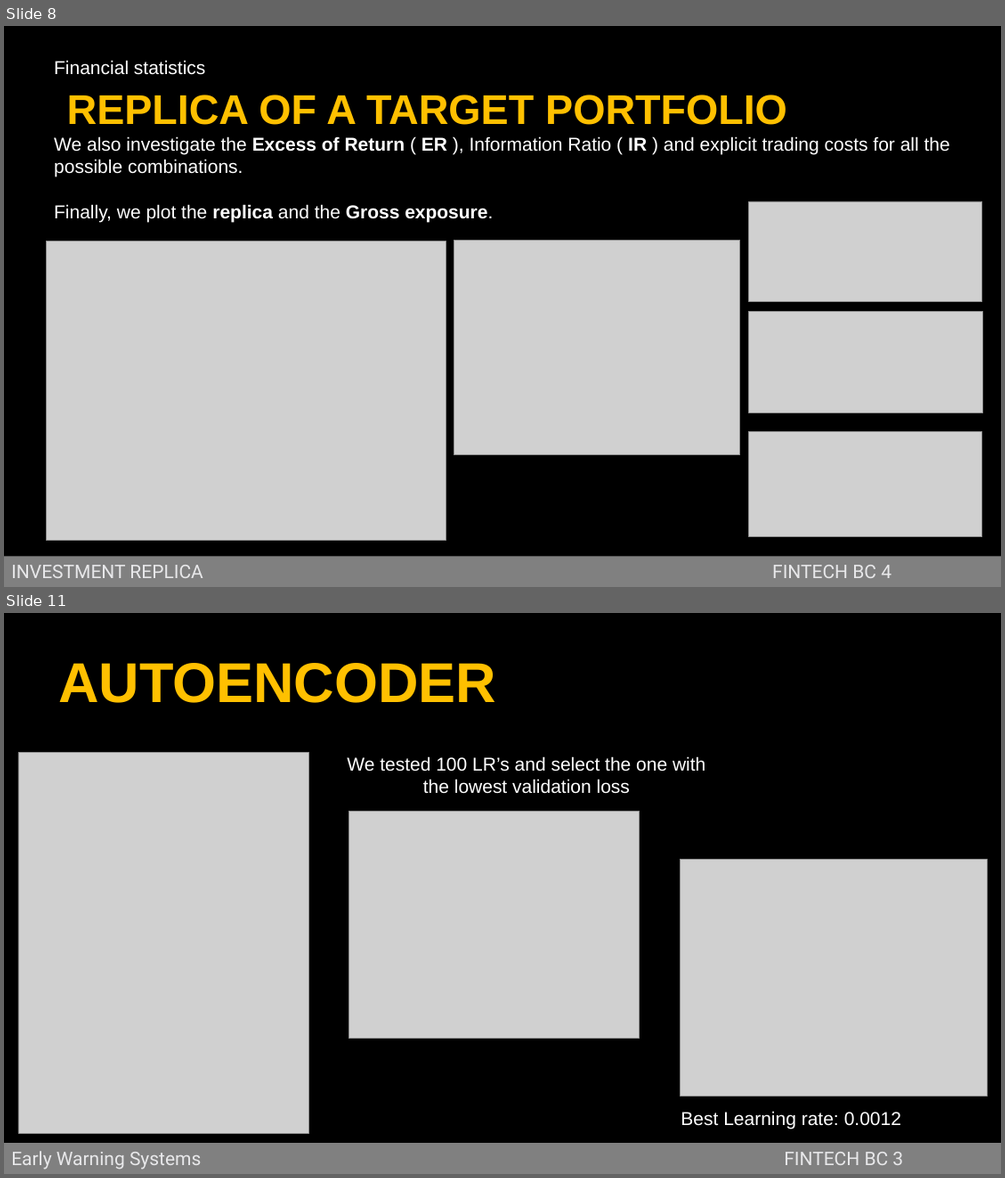
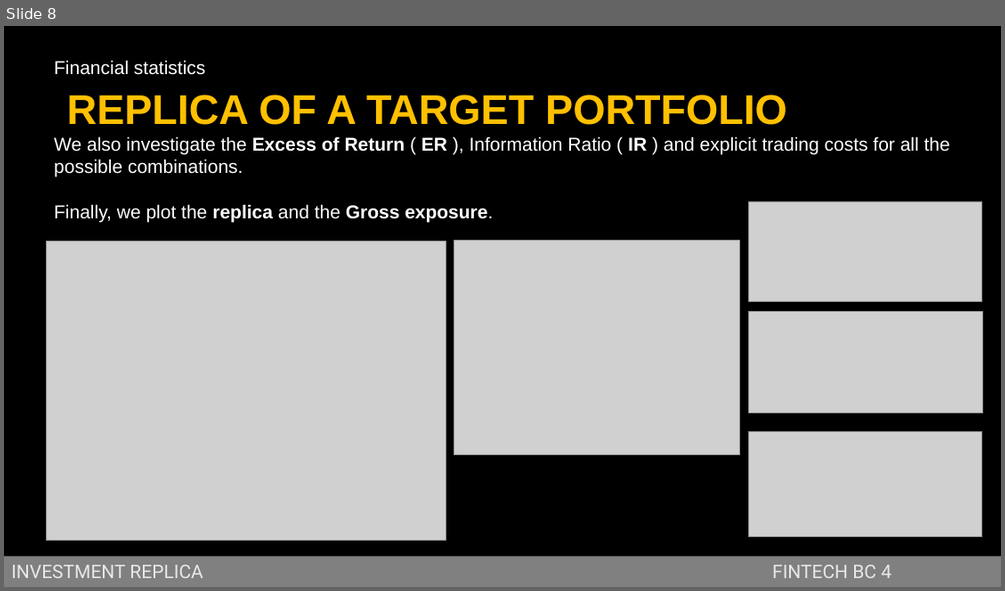
Before and after one commit to jstringara/Fintech, a slide deck: BC4/Bozza.pptx. Shown one above the other, each under a label of ours: slides 8 and 11 before the commit, slide 8 after it; the slides between them are not shown. The pictures are 1005x1178 and 1005x591 pixels, drawn with LibreOffice and Linux fonts; fonts in the diff are those of the drawing; grey boxes stand for pictures; background and template pictures are left out. Boxes give left, top, right and bottom in pixels: in the first picture for what was removed or moved away, otherwise in the second. Text is boxed around its words. In the diff, an @@ line names an element or a change of style, - is before the commit and + after.

```diff
--- a/BC4/Bozza.pptx
+++ b/BC4/Bozza.pptx
@@ slide 11 removed at (4, 613, 1001, 1174), background #000000 @@
@@ text removed at (58, 663, 496, 703) @@
-AUTOENCODER
@@ picture removed at (18, 753, 308, 1133) @@
@@ text removed at (347, 756, 705, 794) @@
-We tested 100 LR’s and select the one with the lowest validation loss
@@ picture removed at (349, 811, 639, 1038) @@
@@ picture removed at (680, 859, 987, 1095) @@
@@ text removed at (680, 1111, 901, 1128) @@
-Best Learning rate: 0.0012
@@ rectangle removed at (4, 1143, 1001, 1174) @@
-Early Warning Systems FINTECH BC 3
```
Also in this commit, not shown: 1 slide changed, 3 slides added, 4 other slides removed, 1 other file.
